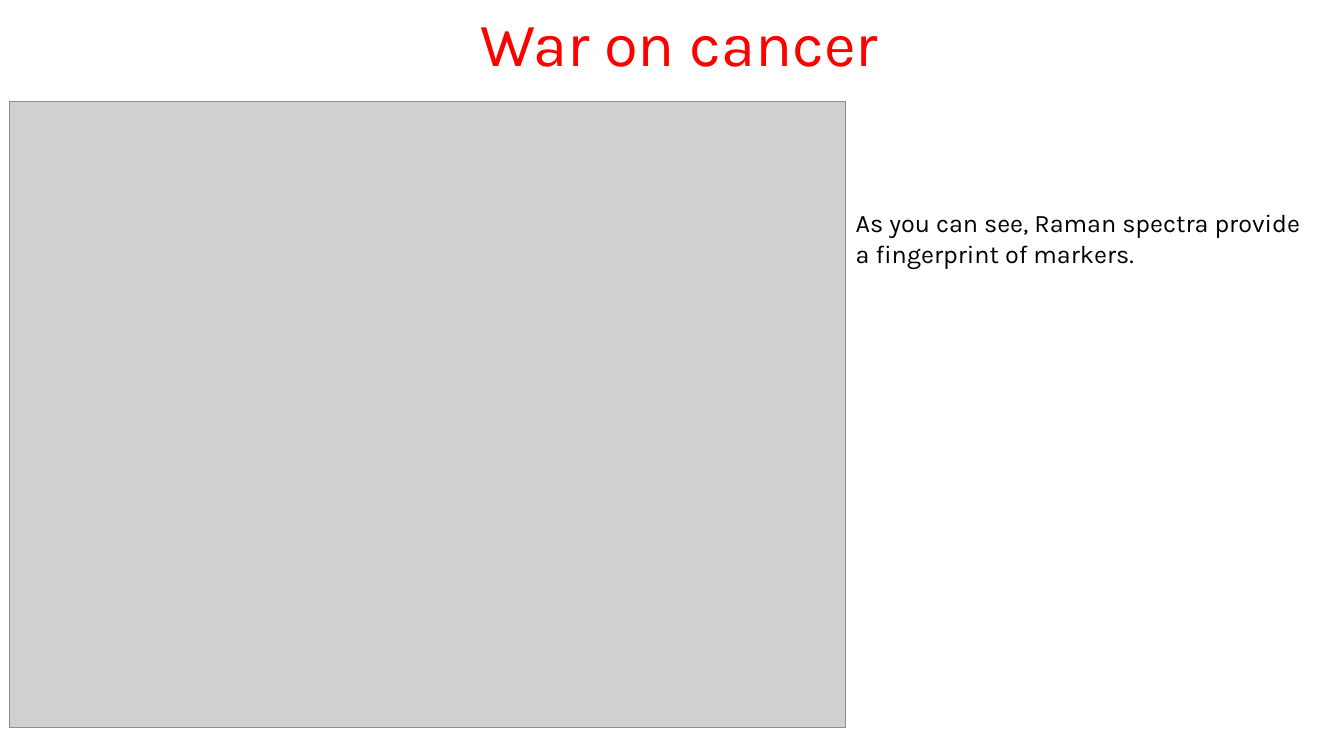
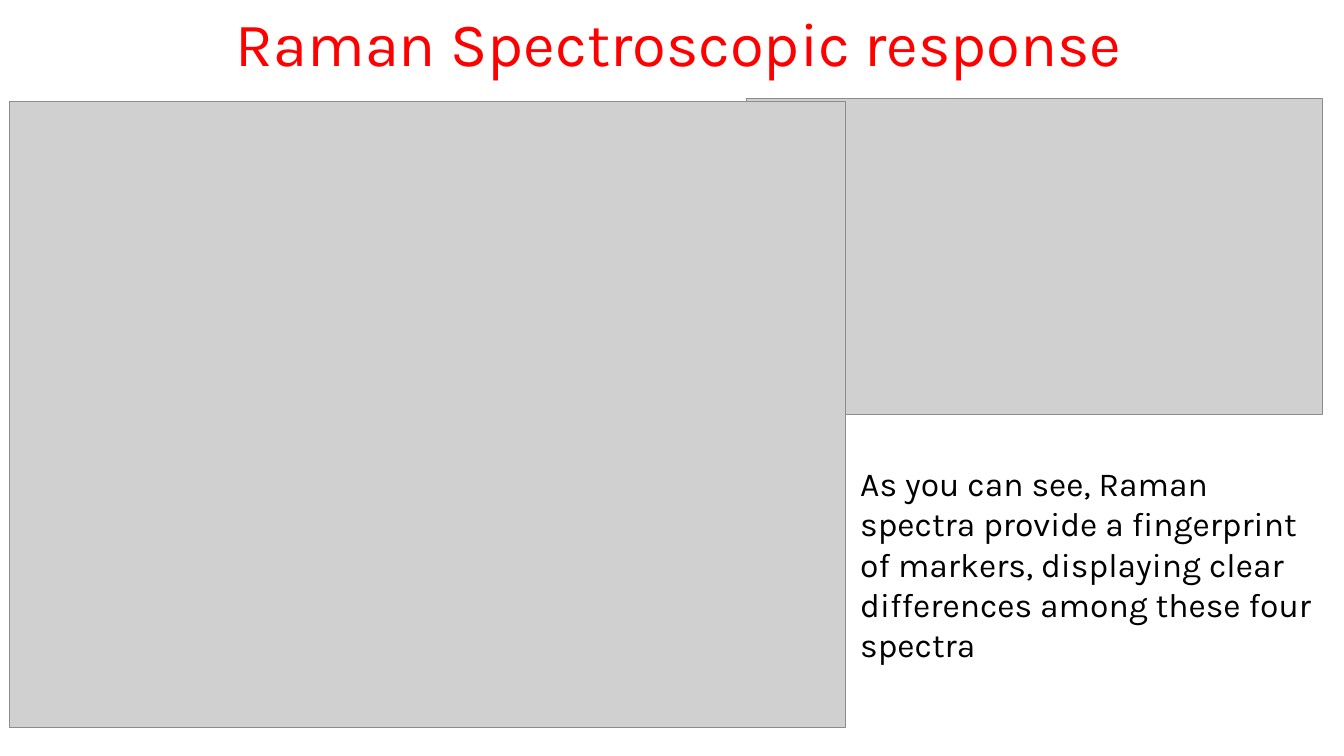
Before and after one commit to kpark11/Springboard, a slide deck: slide 8 of Capstone-Project/SERS_Raman_Pancreatic_Cancer/Detection of pancreatic cancer through Raman Spectroscopy and.pptx. Drawn at 1344x756 pixels with LibreOffice and Linux fonts; fonts in the diff are those of the drawing; grey boxes stand for pictures. Boxes give left, top, right and bottom in pixels: in the first picture for what was removed or moved away, otherwise in the second. Text is boxed around its words. In the diff, an @@ line names an element or a change of style, - is before the commit and + after.

```diff
--- a/Capstone-Project/SERS_Raman_Pancreatic_Cancer/Detection of pancreatic cancer through Raman Spectroscopy and.pptx
+++ b/Capstone-Project/SERS_Raman_Pancreatic_Cancer/Detection of pancreatic cancer through Raman Spectroscopy and.pptx
@@ title at [236, 23, 1122, 81]: text changed @@
-War on cancer
+Raman Spectroscopic response
@@ picture added at [746, 99, 1323, 414] @@
@@ text at [860, 475, 1311, 626]: text changed; size 18 to 24 pt @@
-As you can see, Raman spectra provide a fingerprint of markers.
+As you can see, Raman spectra provide a fingerprint of markers, displaying clear differences among these four spectra
```
Also in this commit, not shown: 4 other slides changed, 20 slides added, 2 other files.
